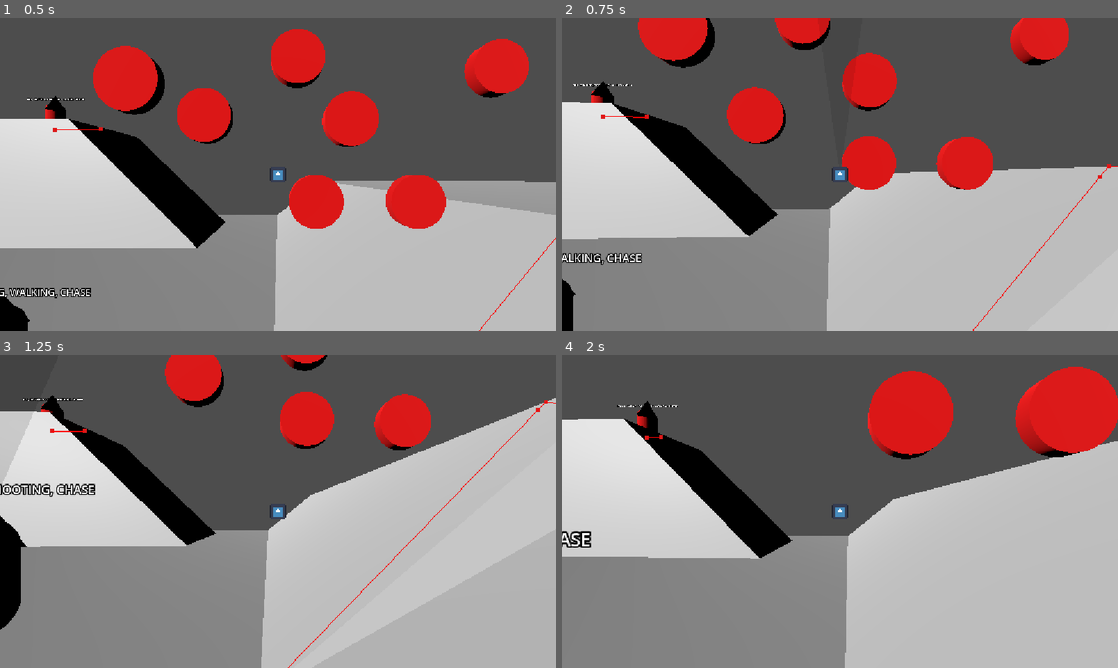
Above: before the commit, frames 1-4 (two rows, left to right).
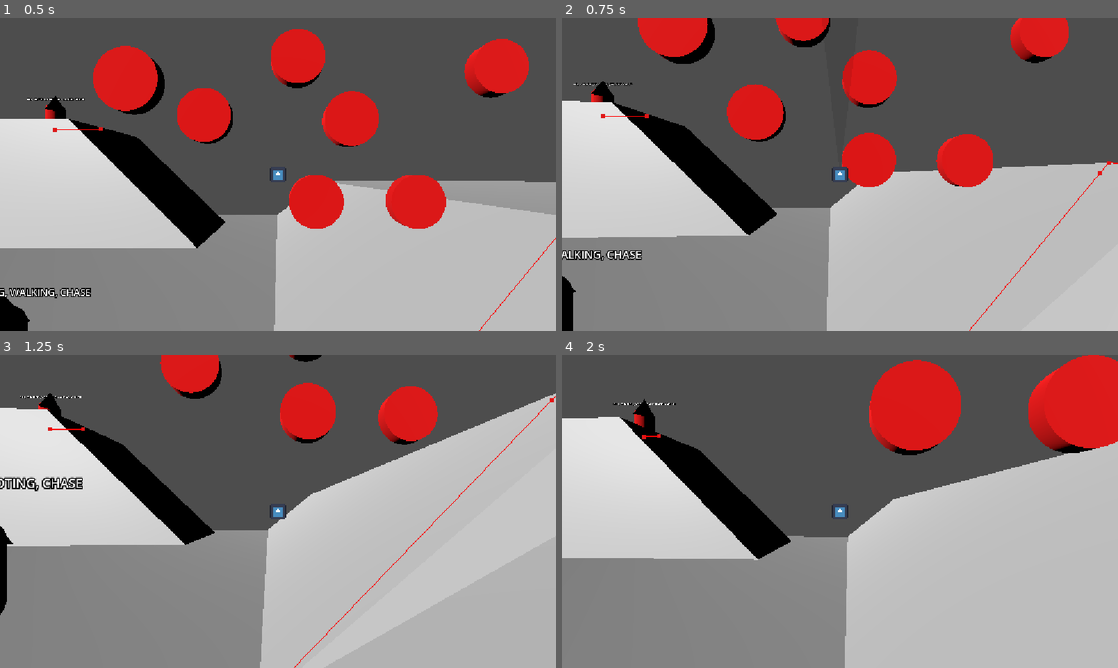
Above: after the commit, the same moments.

Repository: flowerFawn/unnamed-narrative-fps
Game: Godot game, scene res://prototyping/prototype world.tscn
Two runs of this game, one before a commit and one after it. Both use one fixed random seed, a clock stepped at 60 frames per second and the inputs below. The engine's default icon, where the game draws it, is replaced by a stand-in: a white triangle on a blue panel in a dark square.
Inputs (mouse positions are in pixels of both pictures, inside the frame that each line leads up to):
- Up to frame 1 (0.5 s): no input
- Up to frame 2 (0.75 s): move the mouse to (867, 174) at 0.52 s; press the mouse at (867, 174) at 0.53 s; hold W (Move Forward) from 0.53 s (still down)
- Up to frame 3 (1.25 s): keep holding W (Move Forward); tap Space (Jump) at 0.77 s
- Up to frame 4 (2 s): keep holding W (Move Forward); move the mouse to (812, 511) at 1.27 s; release the mouse at (812, 511) at 1.28 s; tap Shift (Sprint) at 1.35 s; tap Space (Jump) at 1.52 s

Frame 1 is identical in both runs. In frame 2, 2.8% of the frame differs, in the area x 0-100%, y 0-100%; in frame 3, 5.6%; in frame 4, 3.7%.

Commit message:
increased terminal velocity

Diff:
--- a/world/level.gd
+++ b/world/level.gd
@@ -2,6 +2,6 @@
 class_name Level
 
 const GRAVITY:float = 9.8 / 2
-const TERMINAL_VELOCITY:int = 3
+const TERMINAL_VELOCITY:int = 10
 
 @export var player:Player
